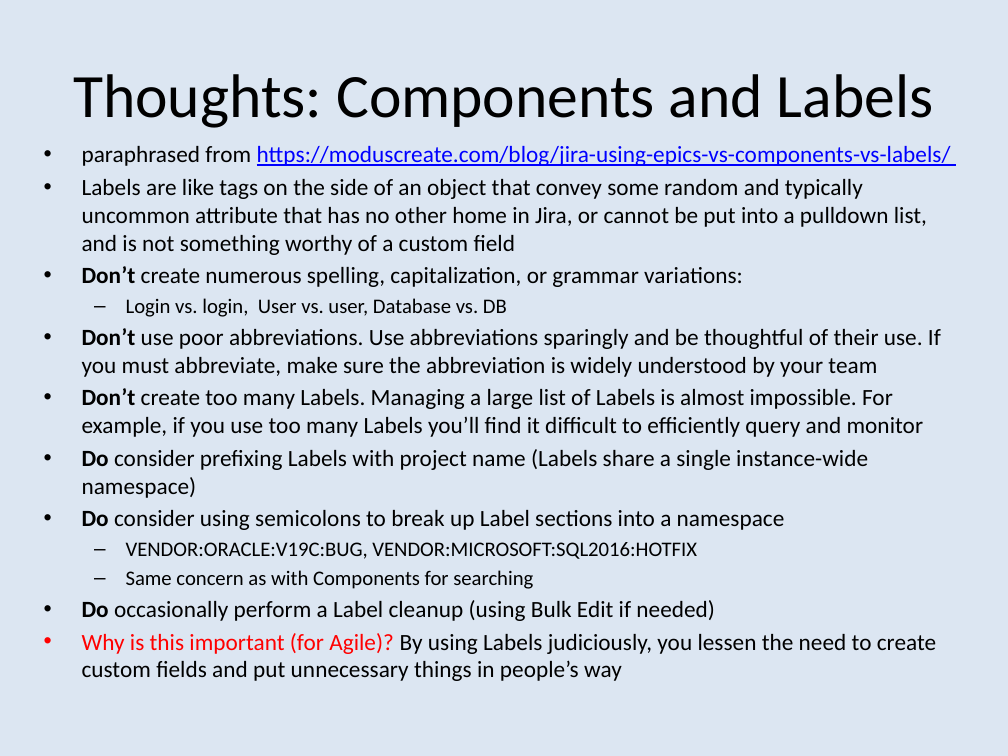
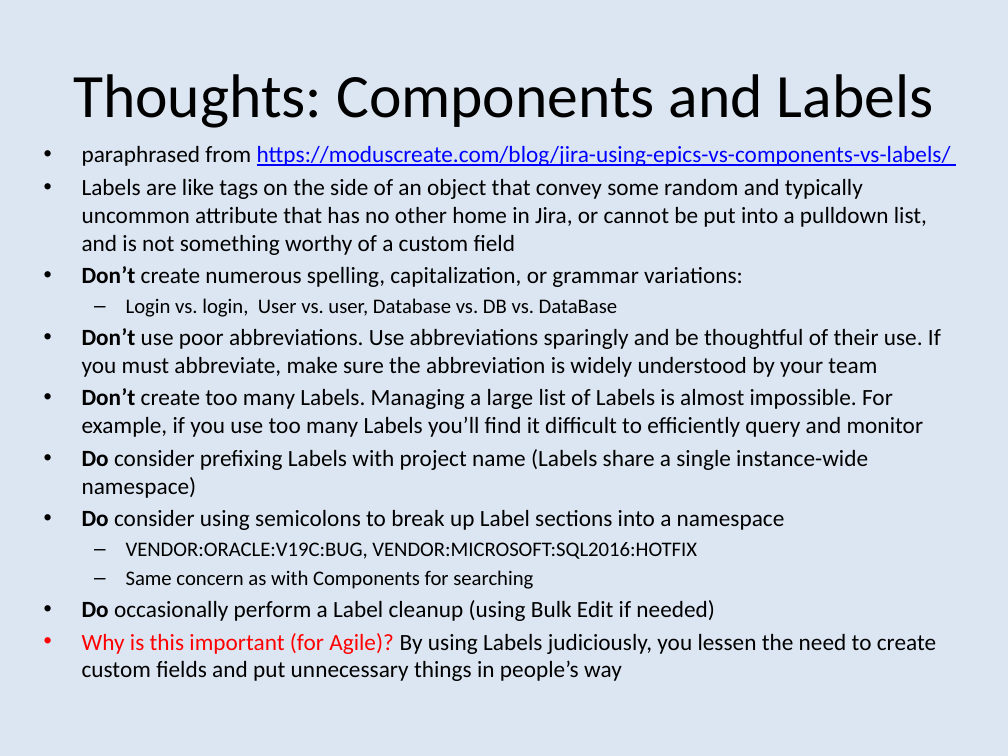
Before and after one commit to bobk/jirapresentations, a slide deck: slide 7 of Jira Epic Thoughts and Jira Agile Tips and Tricks 1.pptx. Drawn at 1008x756 pixels with LibreOffice and Linux fonts; fonts in the diff are those of the drawing. Boxes give left, top, right and bottom in pixels: in the first picture for what was removed or moved away, otherwise in the second. Text is boxed around its words. In the diff, an @@ line names an element or a change of style, - is before the commit and + after.

```diff
--- a/Jira Epic Thoughts and Jira Agile Tips and Tricks 1.pptx
+++ b/Jira Epic Thoughts and Jira Agile Tips and Tricks 1.pptx
@@ text at [126, 298, 618, 317]: text changed @@
-  – Login vs. login, User vs. user, Database vs. DB
+  – Login vs. login, User vs. user, Database vs. DB vs. DataBase
```
Also in this commit, not shown: 7 other slides changed.
